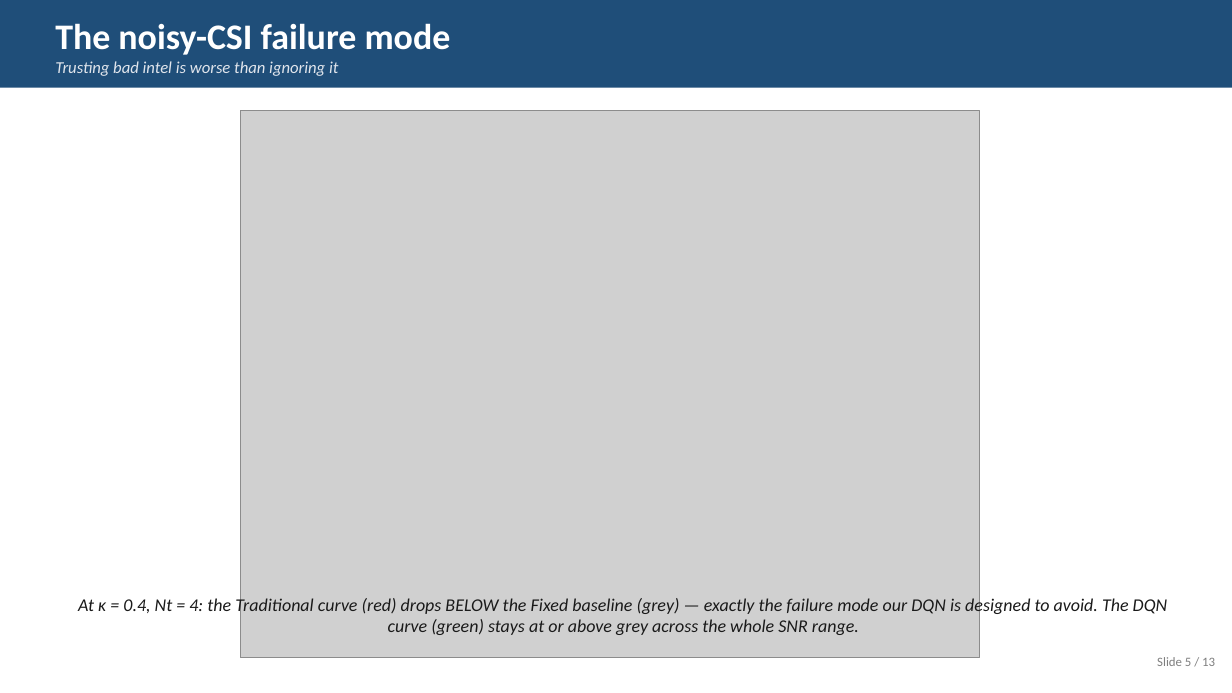
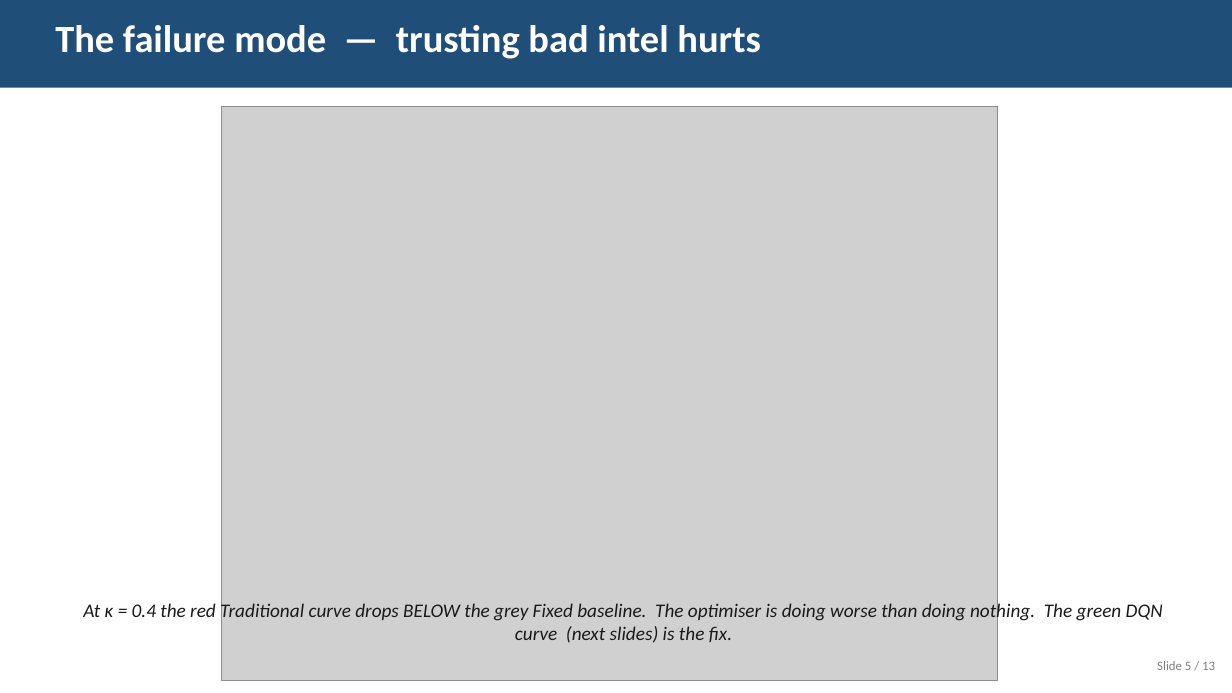
Before and after one commit to kryptbakar/DQN-Enhanced-Adaptive-Artificial-Noise-Power-Allocation, a slide deck: slide 5 of report/slides.pptx. Drawn at 1232x693 pixels with LibreOffice and Linux fonts; fonts in the diff are those of the drawing; grey boxes stand for pictures. Boxes give left, top, right and bottom in pixels: in the first picture for what was removed or moved away, otherwise in the second. Text is boxed around its words. In the diff, an @@ line names an element or a change of style, - is before the commit and + after.

Commit message:
redesign slide deck — visual cards, fewer formulas, classroom-friendly
The previous deck packed too much math and dense bullets per slide for a
10-12 minute talk in front of a mixed audience (instructor + classmates).
This pass restructures the same 13-slide flow around visual cards, larger
type, and one-idea-per-slide.

Per-slide changes:
- Slide 1: cleaner title, accent strip, larger paper title.
- Slide 2 (problem): story-first, no inline math; 5 short bullets.
- Slide 3 (system model): three coloured cards for Alice / Bob / Eve;
  only the imperfect-CSI equation kept, embedded as a rendered PNG.
- Slide 4 (classical answers): two side-by-side cards (Fixed vs
  Traditional) with pros/cons rather than equations.
- Slide 5 (failure mode): full-bleed figure, single-sentence caption.
- Slide 6 (our approach): three idea blocks (Reframe / Two key inputs /
  Single deployable model) instead of architecture details.
- Slide 7 (state + action): icons for the seven state items, one
  rendered equation for the alignment cue, two cards for action and
  network. Formula-density way down.
- Slide 8 (training): training curve on the left, three 'stat' cards
  (7000 episodes, ~38 s, three Nt) replacing the dense hyperparam list.
- Slides 9 + 10: same plot story but trimmed captions.
- Slide 11 (demo cue): five compact tab cards with icon + name + 1-line
  description.
- Slide 12 (takeaways): three coloured cards (Problem / Fix / Outcome)
  instead of a long bullet list.
- Slide 13: thank-you, unchanged.

Reduces visible formula count from a dozen-plus inline strings to two
rendered PNGs (CSI model on slide 3, alignment on slide 7) — math is
still present where it earns its place, but the deck reads as a
presentation, not a paper.

```diff
--- a/report/slides.pptx
+++ b/report/slides.pptx
@@ text at <box>55,25,761,59</box>: text changed; size 13 to 30 pt; text colour #E0E5EC to #FFFFFF; bold on; italic off @@
-The noisy-CSI failure mode
-Trusting bad intel is worse than ignoring it
+The failure mode — trusting bad intel hurts
@@ picture: place and size @@
-picture at <box>240,111,980,658</box>
+picture at <box>222,106,998,681</box>
@@ text at <box>83,601,1163,643</box>: text changed; size 14 to 15 pt @@
-At κ = 0.4, Nt = 4: the Traditional curve (red) drops BELOW the Fixed baseline (grey) — exactly the failure mode our DQN is designed to avoid. The DQN curve (green) stays at or above grey across the whole SNR range.
+At κ = 0.4 the red Traditional curve drops BELOW the grey Fixed baseline. The optimiser is doing worse than doing nothing. The green DQN curve (next slides) is the fix.
@@ text "Slide 5 / 13": place and size @@
-text "Slide 5 / 13" at <box>1157,657,1215,666</box>
+text "Slide 5 / 13" at <box>1157,661,1215,670</box>
```
Also in this commit, not shown: 7 other slides changed, 5 slides added, 5 slides removed, 1 other file.
